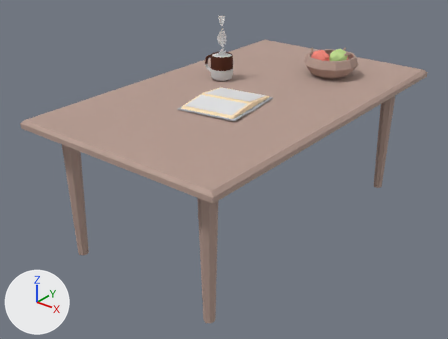
The glTF model src/viz/models/mornings/table.glb as it was, and as the next commit left it.
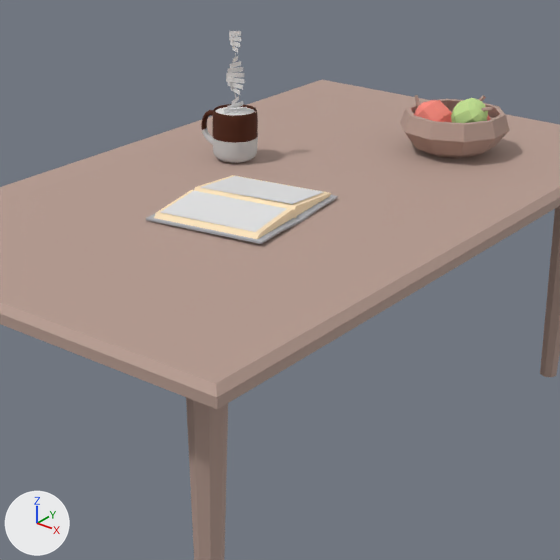
There are two pictures of each version: one whole from a 50 mm lens placed at (-8.47, -36.52, 19.03), pointed at (-27.42, -12.83, 4.35), one close up on the part from 23% to 86% of the width and 0% to 82% of the height. Arrows for +X, +Y and +Z are at lower left; the lights stay in place. Where no turn or scale is listed for an object, it has been applied to the vertices.

Objects in the first close-up: 'fruit_basket', 'left_page_ref', 'mug.001', 'open_book', 'right_page_ref', 'steam', 'table'.
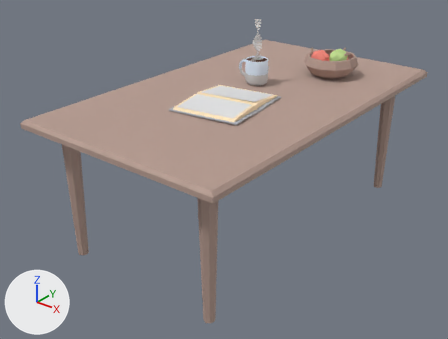
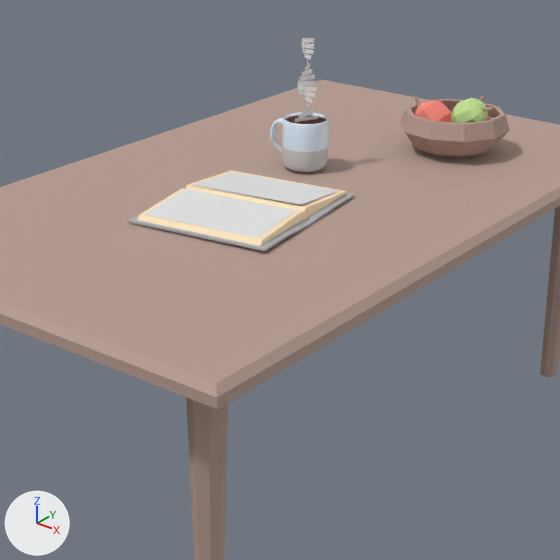
Where the change shows, as pixel boxes [x1, y1, x2, y2] in the close-ups (560 x 560 px):
'open_book', moved, rescaled (18% wider, 17% taller)
    before: [146, 175, 338, 244]
    after: [128, 170, 354, 251]
'right_page_ref', moved, rescaled (20% wider, 19% taller)
    before: [161, 191, 286, 232]
    after: [145, 189, 295, 238]
'mug.001', deleted
    before: [201, 104, 258, 163]
    faces in mat_07___default_001 (brown #4b1c00): [201, 104, 258, 143]
    faces in mat_02___default_001 (light grey #cacaca): [202, 128, 258, 163]
'left_page_ref', moved, rescaled (19% wider, 14% taller)
    before: [201, 176, 323, 204]
    after: [194, 173, 339, 205]
'steam', moved
    before: [224, 31, 247, 113]
    after: [295, 38, 318, 122]
'mug_top', added
    after: [270, 112, 329, 152]
'mug_bottom', added
    after: [271, 137, 328, 172]
'mug_coffee', added
    after: [286, 115, 326, 124]

The change in detail:
Material 'blue_mat' (mat_blue_mat) is new.
Its base color is (0.73, 0.855, 1.0) (white #deeeff).
Material 'coffee_mat' (mat_coffee_mat) is new.
Its base color is (0.0704, 0.0116, 0.0) (brown #4b1c00).
Its roughness is 0.895.
Mesh me_mugs_496_002 is new.
It has 770 vertices, 1428 faces and spans x -1.76..-0.04, y -1.49..-0.25, z 0.42..1.38.
It uses material mat_blue_mat (white #deeeff).
Mesh me_mugs_496_000 is new.
It has 750 vertices, 1384 faces and spans x -1.74..-0.04, y -1.49..-0.25, z 0.0..0.69.
It uses material mat_02___default_001 (light grey #cacaca).
Mesh me_mugs_496_001_1 is new.
It has 133 vertices, 262 faces and spans x -1.213..-0.103, y -1.43..-0.313, z 0.325..1.312.
It uses material mat_coffee_mat (brown #4b1c00).
Object 'open_book' (ob_open_book) moves from (-26.74, -13.51, 8.63) to (-26.73, -13.51, 8.63).
Object 'open_book' (ob_open_book) is rescaled from (10.4, 10.4, 10.4) to (12.2, 10.4, 12.2).
Object 'left_page_ref' (ob_left_page_ref) moves from (-26.89, -12.62, 8.68) to (-26.92, -12.46, 8.68).
Object 'left_page_ref' (ob_left_page_ref) is rescaled from (1.34, 0.757, 0.923) to (1.58, 0.894, 0.925).
Object 'right_page_ref' (ob_right_page_ref) moves from (-26.63, -14.44, 8.69) to (-26.6, -14.61, 8.69).
Object 'right_page_ref' (ob_right_page_ref) is rescaled from (1.34, 0.757, 0.923) to (1.58, 0.894, 0.924).
Object 'mug.001' (ob_mug_001) is deleted.
Object 'steam' (ob_steam) moves from (-29.52, -10.38, 10.83) to (-27.51, -9.86, 10.83).
Object 'mug_top' (ob_mug_top) is new; it shows me_mugs_496_002.
Its location is (-26.86, -9.0, 8.43).
Object 'mug_bottom' (ob_mug_bottom) is new; it shows me_mugs_496_000.
Its location is (-26.86, -9.0, 8.43).
Object 'mug_coffee' (ob_mug_coffee) is new; it shows me_mugs_496_001_1.
Its location is (-26.86, -9.0, 8.43).
